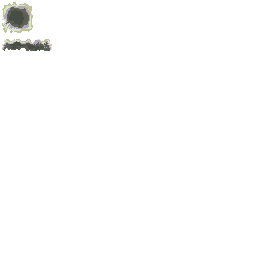
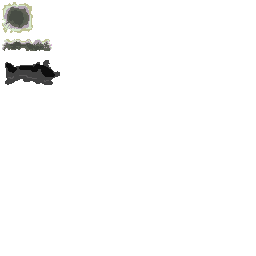
Layer changes from the first 256 x 256 image to the second:
added layer "레이어 1" above "레이어 4" over [5, 60, 60, 85]